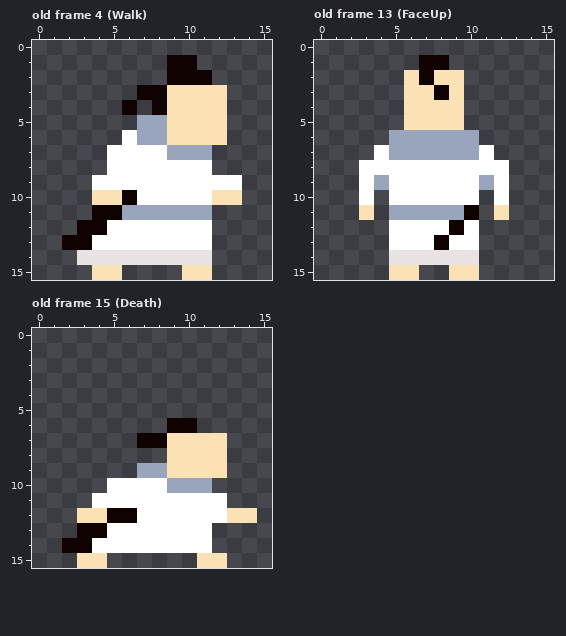
Pixel-art file, stored at Assets/Game/Images/AseFiles/Players/PlayerOne.aseprite. The first picture shows the starting point.
16x16 pixels, 17 frames. Colours within 5 levels of each other are drawn and written as one. Shown: old frame 4 (Walk), old frame 13 (FaceUp), old frame 15 (Death). The commit also changed other frames, which this record leaves out.
The result:
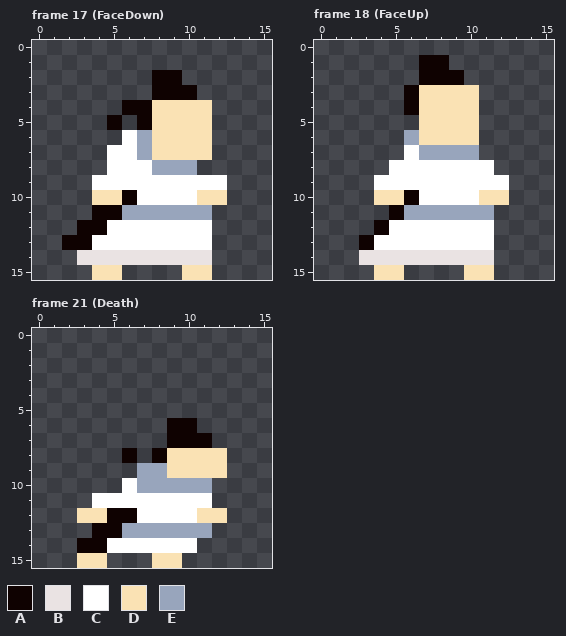
Palette (. is transparent): A #0f0201  B #eae3e3  C #ffffff  D #fae2b4  E #98a5bc
A new or re-ordered frame is compared with the old frame closest to it.
The edit:
frames 17 -> 23
frames re-ordered
--- frame 17 (FaceDown) against old frame 4 (Walk)
@@ x 0..15 @@
  0 ................
- 1 .........AA.....
- 2 .........AAA....
- 3 .......AADDDD...
- 4 ......A.ADDDD...
- 5 .......EEDDDD...
- 6 ......CEEDDDD...
- 7 .....CCCCEEE....
- 8 .....CCCCCCC....
- 9 ....CCCCCCCCCC..
-10 ....DDACCCCCDD..
+ 1 ................
+ 2 ........AA......
+ 3 ........AAA.....
+ 4 ......AADDDD....
+ 5 .....A.ADDDD....
+ 6 ......CEDDDD....
+ 7 .....CCEDDDD....
+ 8 .....CCCEEE.....
+ 9 ....CCCCCCCCC...
+10 ....DDACCCCDD...
 11 ....AAEEEEEE....
--- frame 18 (FaceUp) against old frame 13 (FaceUp)
@@ x 0..15 @@
  1 .......AA.......
- 2 ......DADD......
- 3 ......DDAD......
- 4 ......DDDD......
- 5 ......DDDD......
- 6 .....EEEEEE.....
- 7 ....CEEEEEEC....
- 8 ...CCCCCCCCCC...
- 9 ...CECCCCCCEC...
-10 ...C.CCCCCC.C...
-11 ...D.EEEEEA.D...
-12 .....CCCCAC.....
-13 .....CCCACC.....
-14 .....BBBBBB.....
-15 .....DD..DD.....
+ 2 .......AAA......
+ 3 ......ADDDD.....
+ 4 ......ADDDD.....
+ 5 .......DDDD.....
+ 6 ......EDDDD.....
+ 7 ......CEEEE.....
+ 8 .....CCCCCCC....
+ 9 ....CCCCCCCCC...
+10 ....DDACCCCDD...
+11 .....AEEEEEE....
+12 ....ACCCCCCC....
+13 ...ACCCCCCCC....
+14 ...BBBBBBBBB....
+15 ....DD....DD....
--- frame 21 (Death) against old frame 15 (Death)
@@ x 0..15 @@
  6 .........AA.....
- 7 .......AADDDD...
- 8 .........DDDD...
+ 7 .........AAA....
+ 8 ......A.ADDDD...
  9 .......EEDDDD...
-10 .....CCCCEEE....
-11 ....CCCCCCCCC...
-12 ...DDAACCCCCCDD.
-13 ...AACCCCCCC....
-14 ..AACCCCCCCC....
-15 ...DD......DD...
+10 ......CEEEEE....
+11 ....CCCCCCCC....
+12 ...DDAACCCCDD...
+13 ....AAEEEEEE....
+14 ...AACCCCCC.....
+15 ...DD...DD......
Where, in picture pixels (left, top, right, bottom), the same in both pictures:
changed: (107, 55, 242, 205)
changed: (359, 70, 509, 280)
changed: (62, 433, 257, 568)
